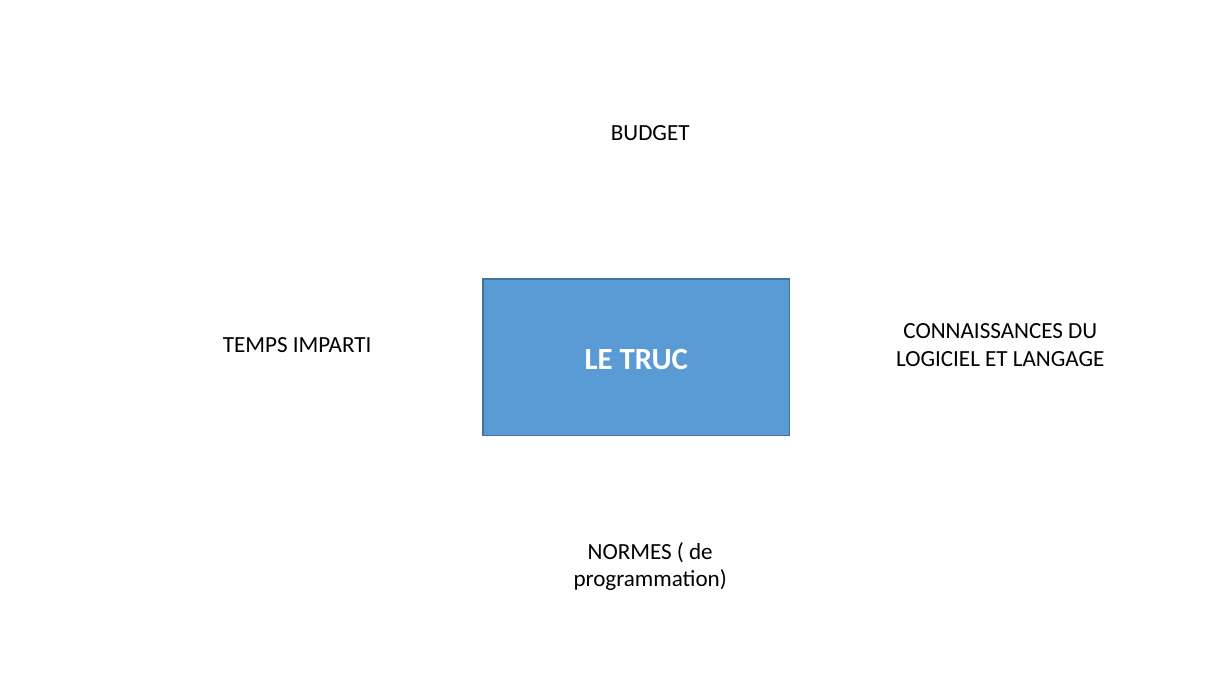
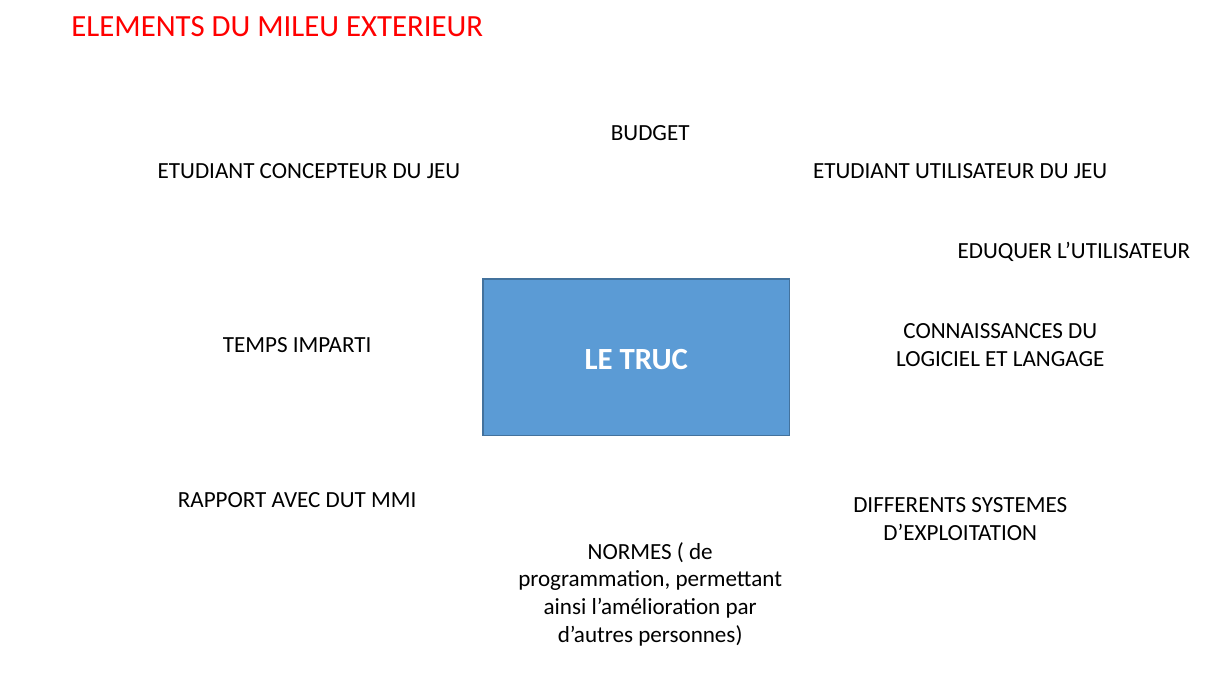
Before and after one commit to Frizzbii/Serious-Game-MMI, a slide deck: slide 1 of 1 - Avant Projet/2 - Outils/13 - E.ME..pptx. Drawn at 1232x693 pixels with LibreOffice and Linux fonts; fonts in the diff are those of the drawing. Boxes give left, top, right and bottom in pixels: in the first picture for what was removed or moved away, otherwise in the second. Text is boxed around its words. In the diff, an @@ line names an element or a change of style, - is before the commit and + after.

```diff
--- a/1 - Avant Projet/2 - Outils/13 - E.ME..pptx
+++ b/1 - Avant Projet/2 - Outils/13 - E.ME..pptx
@@ text added at [71, 16, 483, 37], 24 pt, text #FF0000 @@
+ELEMENTS DU MILEU EXTERIEUR
@@ text added at [158, 163, 460, 178], 18 pt, text #000000 @@
+ETUDIANT CONCEPTEUR DU JEU
@@ text added at [813, 163, 1107, 178], 18 pt, text #000000 @@
+ETUDIANT UTILISATEUR DU JEU
@@ text added at [958, 242, 1190, 261], 18 pt, text #000000 @@
+EDUQUER L’UTILISATEUR
@@ text added at [178, 492, 416, 507], 18 pt, text #000000 @@
+RAPPORT AVEC DUT MMI
@@ text added at [853, 497, 1067, 540], 18 pt, text #000000 @@
+DIFFERENTS SYSTEMES D’EXPLOITATION
@@ text at [518, 543, 782, 646]: text changed @@
-NORMES ( de programmation)
+NORMES ( de programmation, permettant ainsi l’amélioration par d’autres personnes)
```
Also in this commit, not shown: 38 other files.
